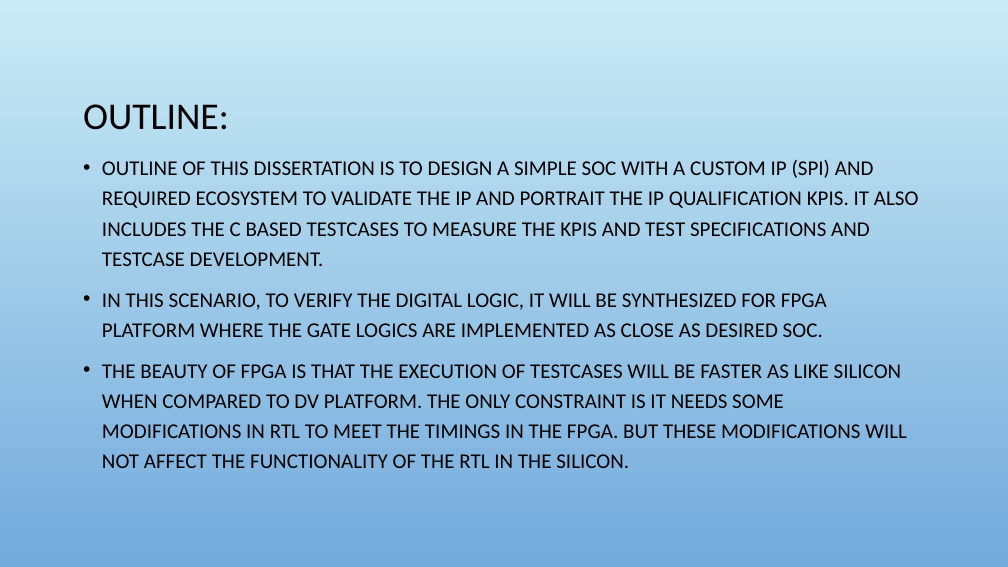
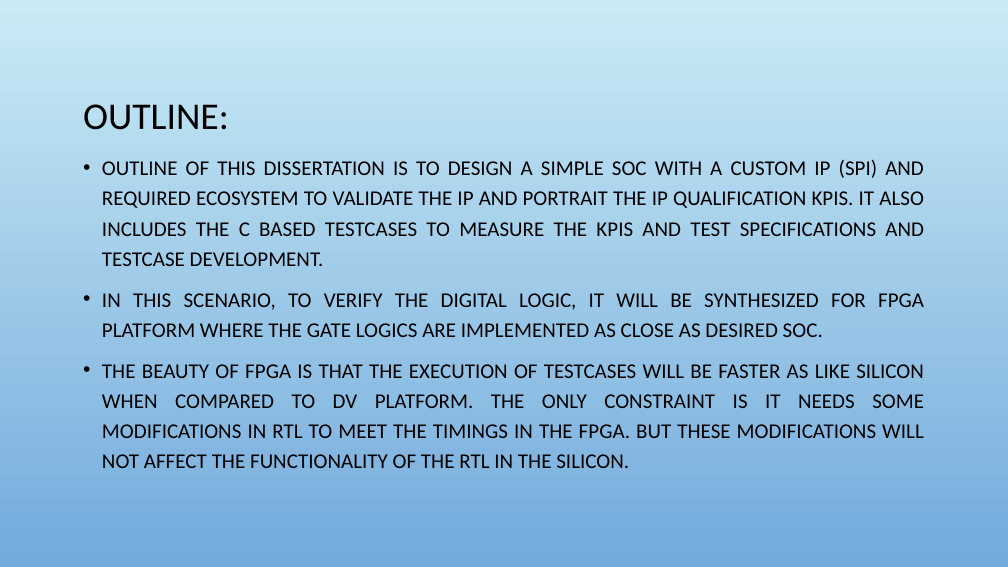
Before and after one commit to Selva1110/MELZG628T_2022HT80170, a slide deck: slide 2 of Report_docs/2022HT80170_ppt.pptx. Drawn at 1008x567 pixels with LibreOffice and Linux fonts; fonts in the diff are those of the drawing; background and template pictures are left out. Boxes give left, top, right and bottom in pixels: in the first picture for what was removed or moved away, otherwise in the second. Text is boxed around its words. In the diff, an @@ line names an element or a change of style, - is before the commit and + after.

```diff
--- a/Report_docs/2022HT80170_ppt.pptx
+++ b/Report_docs/2022HT80170_ppt.pptx
@@ text "OUTLINE OF THIS DISSERTATION IS ..." at box(102, 160, 924, 468): alignment left to justified @@
```
Also in this commit, not shown: 3 other slides changed, 1 slide added, 1 slide removed, 4 other files.
